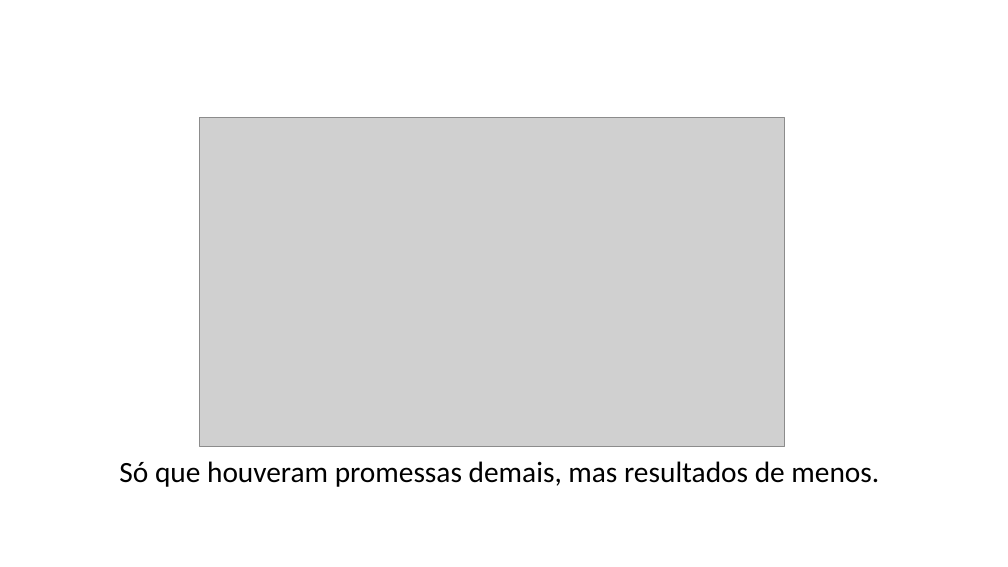
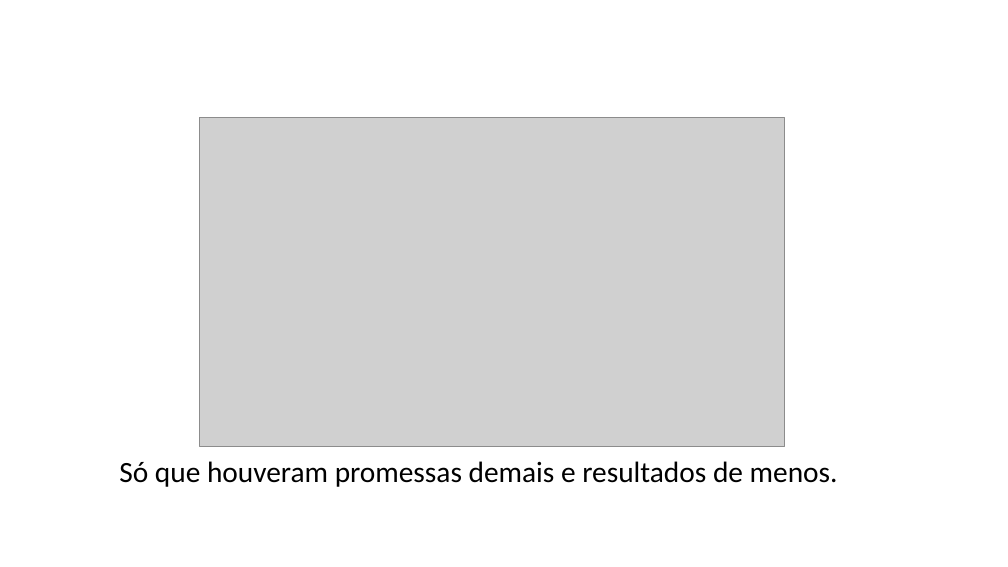
Before and after one commit to zz4fap/c24_inteligencia_artificial, a slide deck: slide 22 of slides/C24_Introdução.pptx. Drawn at 1008x567 pixels with LibreOffice and Linux fonts; fonts in the diff are those of the drawing; grey boxes stand for pictures. Boxes give left, top, right and bottom in pixels: in the first picture for what was removed or moved away, otherwise in the second. Text is boxed around its words. In the diff, an @@ line names an element or a change of style, - is before the commit and + after.

```diff
--- a/slides/C24_Introdução.pptx
+++ b/slides/C24_Introdução.pptx
@@ text at [119,461,838,487]: text changed @@
-Só que houveram promessas demais, mas resultados de menos.
+Só que houveram promessas demais e resultados de menos.
```
Also in this commit, not shown: 21 other slides changed, 1 slide added, 1 other file.
